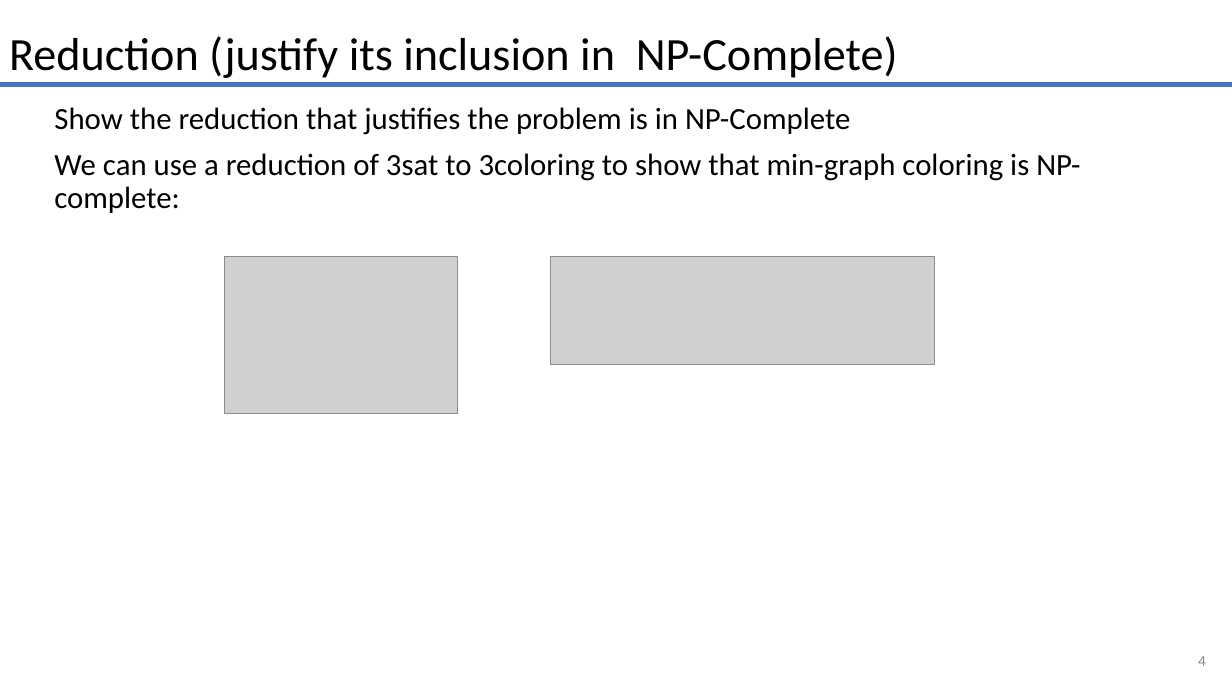
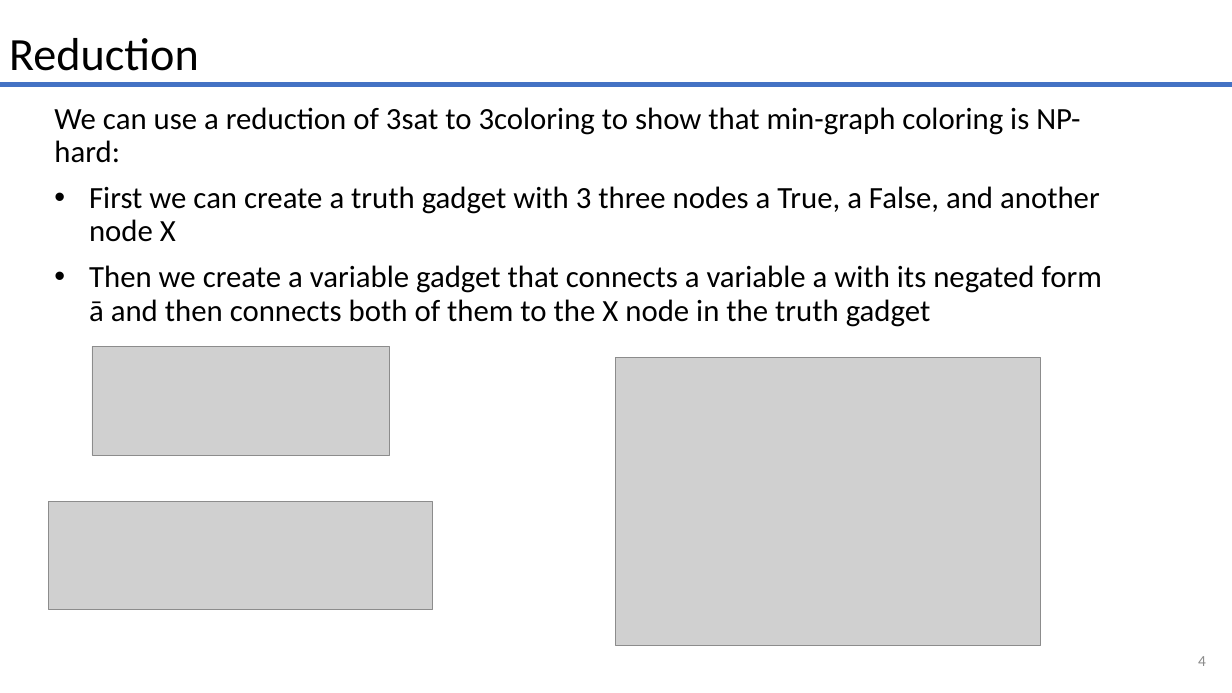
Before and after one commit to smit36jm/CS412-NP_COMPLETE, a slide deck: slide 4 of presentations/problem_presentation.pptx. Drawn at 1232x693 pixels with LibreOffice and Linux fonts; fonts in the diff are those of the drawing; grey boxes stand for pictures. Boxes give left, top, right and bottom in pixels: in the first picture for what was removed or moved away, otherwise in the second. Text is boxed around its words. In the diff, an @@ line names an element or a change of style, - is before the commit and + after.

```diff
--- a/presentations/problem_presentation.pptx
+++ b/presentations/problem_presentation.pptx
@@ text at bbox=[9, 38, 199, 71]: text changed @@
-Reduction (justify its inclusion in NP-Complete)
+Reduction
@@ text at bbox=[54, 107, 1102, 327]: text changed @@
-Show the reduction that justifies the problem is in NP-Complete
-We can use a reduction of 3sat to 3coloring to show that min-graph coloring is NP-complete:
+We can use a reduction of 3sat to 3coloring to show that min-graph coloring is NP-hard:
+• First we can create a truth gadget with 3 three nodes a True, a False, and another node X
+• Then we create a variable gadget that connects a variable a with its negated form ā and then connects both of them to the X node in the truth gadget
@@ picture added at bbox=[92, 347, 390, 456] @@
@@ picture: place and size @@
-picture at bbox=[225, 257, 457, 414]
+picture at bbox=[616, 358, 1042, 645]
@@ picture: place and size @@
-picture at bbox=[551, 257, 934, 365]
+picture at bbox=[49, 502, 433, 610]
```
Also in this commit, not shown: 3 other slides changed, 1 slide added, 1 slide removed.
